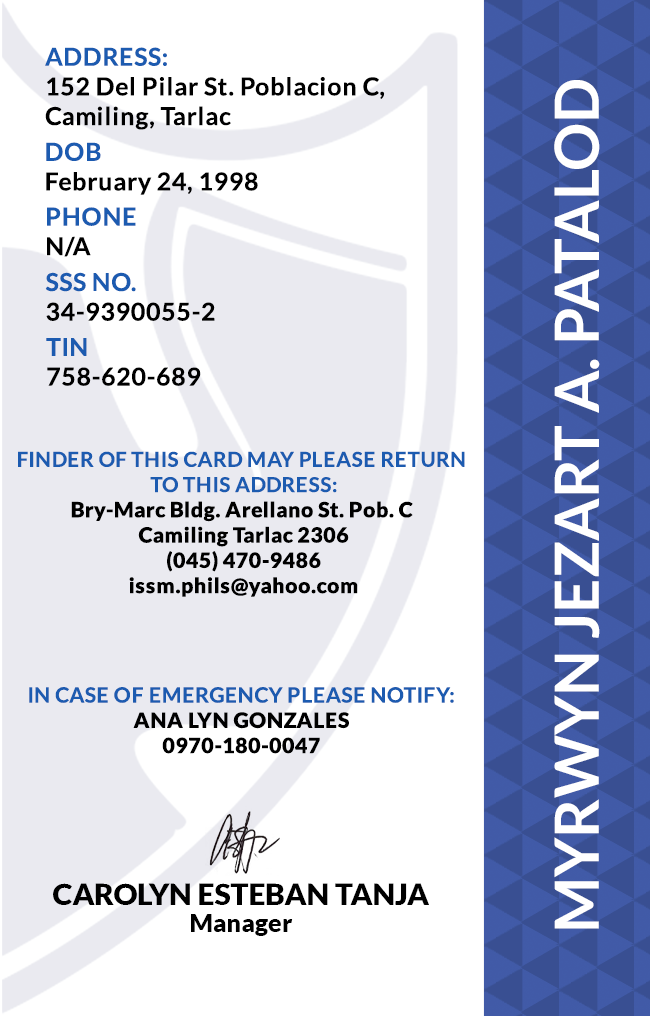
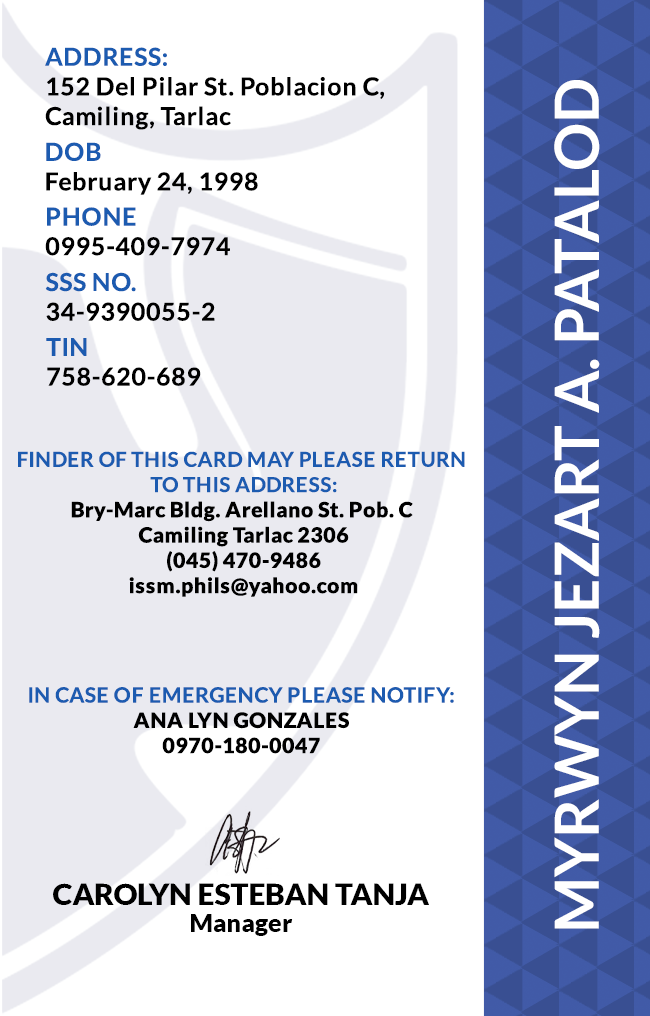
Comparing the layer stacks of the two 650 × 1016 images. Changes:
renamed "PHONE N/A" to "PHONE 0995-409-7974", painted on it over box(45, 236, 230, 257)
